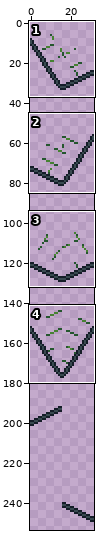
One commit to this pixel-art file: assets/img/settlements/tileset_ceiling.aseprite. Above: a wide view before the commit, with the close-up outlined.
Close-up. The starting point:
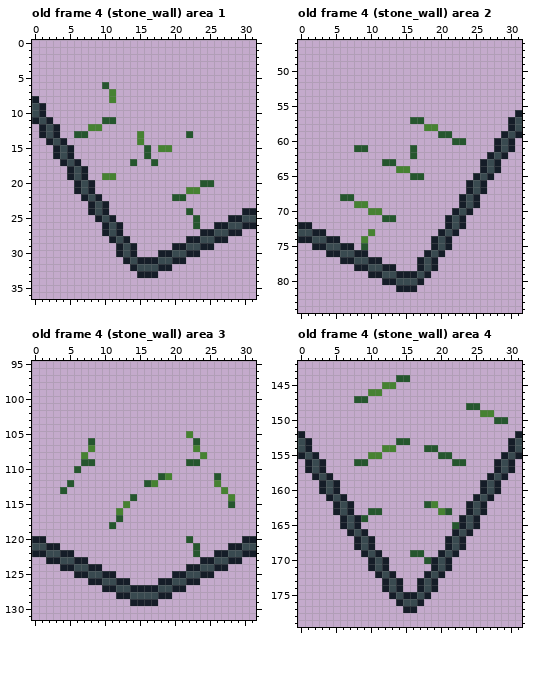
32x288 pixels, 8 frames. Shown: old frame 4 (stone_wall) area 1: x 0..31, y 0..36; old frame 4 (stone_wall) area 2: x 0..31, y 46..84; old frame 4 (stone_wall) area 3: x 0..31, y 95..131; old frame 4 (stone_wall) area 4: x 0..31, y 142..179. The wide view leaves out empty margins. The commit also changed other frames or places, which this record leaves out.
The result:
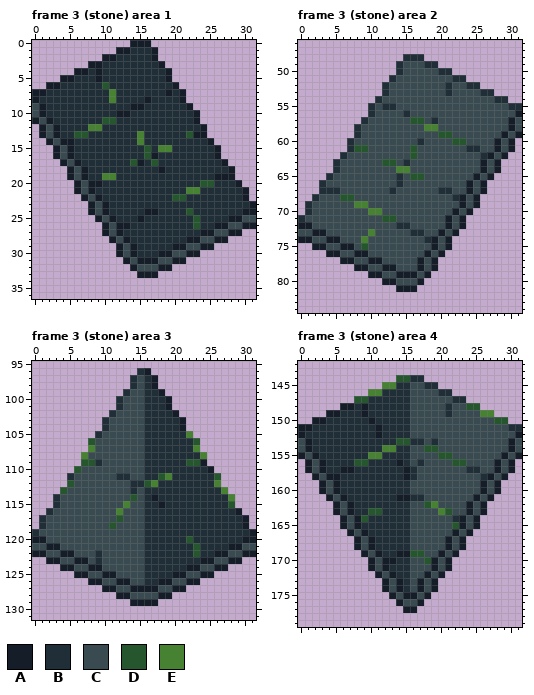
Palette (. is transparent): A #151d28  B #202e37  C #394a50  D #25562e  E #468232
Change:
frames 8 -> 9
layer "Copy" now shown
Frame 3 (stone) area 1 against old frame 4 (stone_wall), layer "Copy":
y 0: x 14..16 ... -> AAA
y 1: x 12..17 ...... -> AABBBA
y 2: x 10..17 ........ -> AABBBBBA
y 3: x 8..18 ........... -> AABBBBBBBBA
y 4: x 6..19 .............. -> AABABBBBBBBBBA
y 5: x 4..19 ................ -> AABBBABBBBBBBBBA
y 6: x 2..9 ........ -> AABBBBBB; x 11..20 .......... -> BBBBBBBBBA
y 7: x 0..10 ........... -> AABBBBBBBBB; x 12..21 .......... -> BBBBBBBABA
y 8: x 1..10 .......... -> BBBBBBBBBB; x 12..21 .......... -> BBBBABBBBA
y 9: x 2..22 ..................... -> BBBBBBBBBBBBAABBBBBBA
y 10: x 2..23 ...................... -> BBBBBBBBBBAABBBBBBBBBA
y 11: x 3..9 ....... -> BBBBBBB; x 12..23 ............ -> BBBBBBBBBBBA
y 12: x 4..7 .... -> BBBB; x 10..24 ............... -> BBBBBBBBBBBBBBA
y 13: x 4..5 .. -> BB; x 8..14 ....... -> BBBBBBB; x 16..21 ...... -> BBBBBB; x 23..24 .. -> AA
y 14: x 5..14 .......... -> ABBBBBBBBB; x 16..25 .......... -> BBBBBBBBBA
y 15: x 6..15 .......... -> BBBBBBBBBB; x 17 . -> B; x 20..26 ....... -> BBBBBBA
y 16: x 6..15 .......... -> BBBBBBBBBB; x 17..26 .......... -> ABBBBBBBBA
y 17: x 7..13 ....... -> BBBBBBB; x 15..16 .. -> AB; x 18..27 .......... -> BBBBBBBBBA
y 18: x 8..28 ..................... -> BBBBBBBBBBABBBBBBBBBA
y 19: x 8..9 .. -> BB; x 12..28 ................. -> BBBBBBBBBBBBBBAAA
y 20: x 9..23 ............... -> ABBBBBBBBBBBBBB; x 26..29 .... -> BBBA
y 21: x 9..21 ............. -> BBBBBBBBBBBBB; x 24..30 ....... -> BBBBBBA
y 22: x 10..19 .......... -> BBBBBBBBBB; x 22..30 ......... -> BBBBBBBBA
y 23: x 11..31 ..................... -> BBBBBBBBBBBBBBBBBBBBA
y 24: x 11..21 ........... -> BBBBBAABBBB; x 23..29 ....... -> BBBBBBB
y 25: x 12..22 ........... -> BBBABBBBBBB; x 24..27 .... -> BBBB
y 26: x 13..22 .......... -> ABBBBBBBBB; x 24..25 .. -> BB
y 27: x 13..23 ........... -> BBBBBBBBBBB
y 28: x 14..21 ........ -> BBBBBBBB
y 29: x 15..19 ..... -> BBBBB
y 30: x 15..17 ... -> BBB
Frame 3 (stone) area 2 against old frame 4 (stone_wall), layer "Copy":
y 48: x 15..17 ... -> BBB
y 49: x 14..19 ...... -> BCCCBB
y 50: x 14..21 ........ -> BCCCCCBB
y 51: x 13..23 ........... -> BCCCCCCCCBB
y 52: x 12..25 .............. -> BCCCCCCCCBCCBB
y 53: x 12..27 ................ -> BCCCCCCCCBCCCCBB
y 54: x 11..29 ................... -> BCCCCCCCCCCCCCCCCBB
y 55: x 10..31 ...................... -> BCBBCCCCCCCCCCCCCCCCBB
y 56: x 10..30 ..................... -> BCCCCBCCCCCCCCCCCCCCC
y 57: x 9..15 ....... -> BCCCCCC; x 18..29 ............ -> CBCCCCCCCCCC
y 58: x 8..17 .......... -> BCCCCCCCCC; x 20..29 .......... -> CCCCCCCCCC
y 59: x 8..19 ............ -> BCCCCCCCCCCC; x 22..28 ....... -> CCCCCCC
y 60: x 7..21 ............... -> BCCCCCCCCCBCCCC; x 24..27 .... -> CCCC
y 61: x 7 . -> B; x 10..15 ...... -> CCCCCC; x 17..27 ........... -> CCCCCCCBBCC
y 62: x 6..15 .......... -> BCCCCCCCCC; x 17..26 .......... -> CCCCCCCCCB
y 63: x 5..11 ....... -> BCCCCCC; x 14..25 ............ -> CBCCCCCCCCCC
y 64: x 5..13 ......... -> BCCCCCCCC; x 16..25 .......... -> CCCCCCCCCC
y 65: x 4..15 ............ -> BCCCCCCCCCBC; x 18..24 ....... -> CCCCCCC
y 66: x 3..23 ..................... -> BCCCCCCCCCCBCCCCCCCCC
y 67: x 3..23 ..................... -> BBBCCCCCCCBCCCCCCBBCC
y 68: x 2..5 .... -> BCCC; x 8..22 ............... -> CCCCCCCCCCCCCCB
y 69: x 1..7 ....... -> BCCCCCC; x 10..22 ............. -> CCCCCCCCCCCCC
y 70: x 1..9 ......... -> BCCCCCCCC; x 12..21 .......... -> CCCCCCCCCC
y 71: x 0..11 ............ -> BCCCCCCCCCCC; x 14..20 ....... -> CCCCCCC
y 72: x 2..20 ................... -> CCCCCCCCCCCCBBCCCCC
y 73: x 4..9 ...... -> CCCCCC; x 11..19 ......... -> CCCCCBBCC
y 74: x 6..8 ... -> CCC; x 10..18 ......... -> CCCCCCCCB
y 75: x 8 . -> C; x 10..18 ......... -> CCCCCCCCC
y 76: x 10..17 ........ -> CCCCCCCC
y 77: x 12..16 ..... -> CCCCC
y 78: x 14..16 ... -> CCC
Frame 3 (stone) area 3 against old frame 4 (stone_wall), layer "Copy":
y 96: x 15..16 .. -> BA
y 97..98: x 14..17 .... -> BCBA
y 99: x 13..18 ...... -> BCCBBA
y 100..101: x 12..19 ........ -> BCCCBBBA
y 102: x 11..20 .......... -> BCCCCBBBBA
y 103..104: x 10..21 ............ -> BCCCCCBBBBBA
y 105: x 9..21 ............. -> BCCCCCCBBBBBB
y 106..107: x 9..22 .............. -> CCCCCCCBBBBBBB
y 108: x 8..23 ................ -> CCCCCCCCBBBBBBBB
y 109: x 9..21 ............. -> BCCCCCCBBBBBB; x 24 . -> A
y 110: x 7..25 ................... -> CCCCCCCCCBBBBBBBBBA
y 111: x 5..17 ............. -> BCCCCCCBBCCBB; x 20..25 ...... -> BBBBBB
y 112: x 6..15 .......... -> CCCCCCCCBB; x 18..25 ........ -> BBBBBBBB
y 113: x 5..26 ...................... -> CCCCCCCCCBCBBBBBBBBBBB
y 114: x 3..13 ........... -> BCCCCCCCCCC; x 15..27 ............. -> CBABBBBBBBBBB
y 115: x 3..12 .......... -> BCCCCCCCCC; x 14..27 .............. -> CCBBABBBBBBBBB
y 116: x 2..11 .......... -> BCCCCCCCCC; x 13..29 ................. -> CCCBBBBBBBBBBBBBA
y 117: x 1..11 ........... -> BCCCCCCCCCC; x 13..30 .................. -> CCCBBBBBBBBBBBBBBA
y 118: x 1..10 .......... -> BCCCCCCCCC; x 12..30 ................... -> CCCCBBBBBBBBBBBBBBA
y 119: x 0..31 ................................ -> BCCCCCCCCCCCCCCCBBBBBBBBBBBBBBBA
y 120: x 2..21 .................... -> CCCCCCCCCCCCCCBBBBBB; x 23..29 ....... -> BBBBBBB
y 121: x 4..22 ................... -> CCCCCCCCCCCCBBBBBBB; x 24..27 .... -> BBBB
y 122: x 6..22 ................. -> CCCBCCCCCCBBBBBBB; x 24..25 .. -> BB
y 123: x 8..23 ................ -> CBCCCCCCBBBBBBBB
y 124: x 10..21 ............ -> CCCCCCBBBBBB
y 125: x 12..19 ........ -> CCCCBBBB
y 126: x 14..17 .... -> CCBB
Frame 3 (stone) area 4 against old frame 4 (stone_wall), layer "Copy":
y 144: x 16..17 .. -> BB
y 145: x 14..19 ...... -> BBCCBB
y 146: x 12..21 .......... -> BBBBCCCCBB
y 147: x 10..23 .............. -> BBBBBBCCCCCCBB
y 148: x 6..23 .................. -> AABABBBBBBCCCCCBCC
y 149: x 4..25 ...................... -> AABBBABBBBBBCCCCCBCCCC
y 150: x 2..27 .......................... -> AABBBBBBABBBBBCCCCCCCCCCCC
y 151: x 0..31 ................................ -> AABBBBBBBBBABBBBCCCCCCCCCCCCCCBB
y 152: x 1..30 .............................. -> BBBBBBBBBBABBBBCCCCCCCCCCCCCCC
y 153: x 2..13 ............ -> BBBBBBBBBBBB; x 16..29 .............. -> BBCBCCCCCCCCCC
y 154: x 2..11 .......... -> BBBBBBBBBB; x 14..17 .... -> BBCC; x 20..29 .......... -> CCCCCCCCCC
y 155: x 3..9 ....... -> BBBBBBB; x 12..19 ........ -> BBBBCCCC; x 22..28 ....... -> CCCCCCC
y 156: x 4..7 .... -> BBBB; x 10..21 ............ -> BBBBABCBCCCC; x 24..27 .... -> CCCC
y 157: x 4..27 ........................ -> BBAABBBBBBBABCCCCCCCBBCC
y 158: x 5..26 ...................... -> ABBBBBBBBBABCCCCCCCCCB
y 159..160: x 6..25 .................... -> BBBBBBBBBBCCCCCCCCCC
y 161: x 7..24 .................. -> BBBBBBBAABBCCCCCCC
y 162: x 8..17 .......... -> BBBBBBBBCC; x 20..23 .... -> CCCC
y 163: x 8..9 .. -> BB; x 12..19 ........ -> BBBBCCCC; x 22..23 .. -> CC
y 164: x 10..22 ............. -> BBBBBBCCCCCCB
y 165: x 9..21 ............. -> BBBBBBBCCCCCC
y 166: x 10..21 ............ -> BBBBBBCCCCCC
y 167..168: x 11..20 .......... -> BBBBBCCCCC
y 169: x 12..15 .... -> BBAA; x 18..19 .. -> CC
y 170: x 13..17 ..... -> ABBCC
y 171: x 13..18 ...... -> BBBCCC
y 172: x 14..17 .... -> BBCC
y 173..174: x 15..16 .. -> BC
Pixel boxes of the changes (left, top, right, bottom) in both close-ups:
added: (32, 40, 256, 257)
added: (298, 54, 522, 271)
added: (32, 368, 256, 585)
added: (298, 375, 522, 592)
